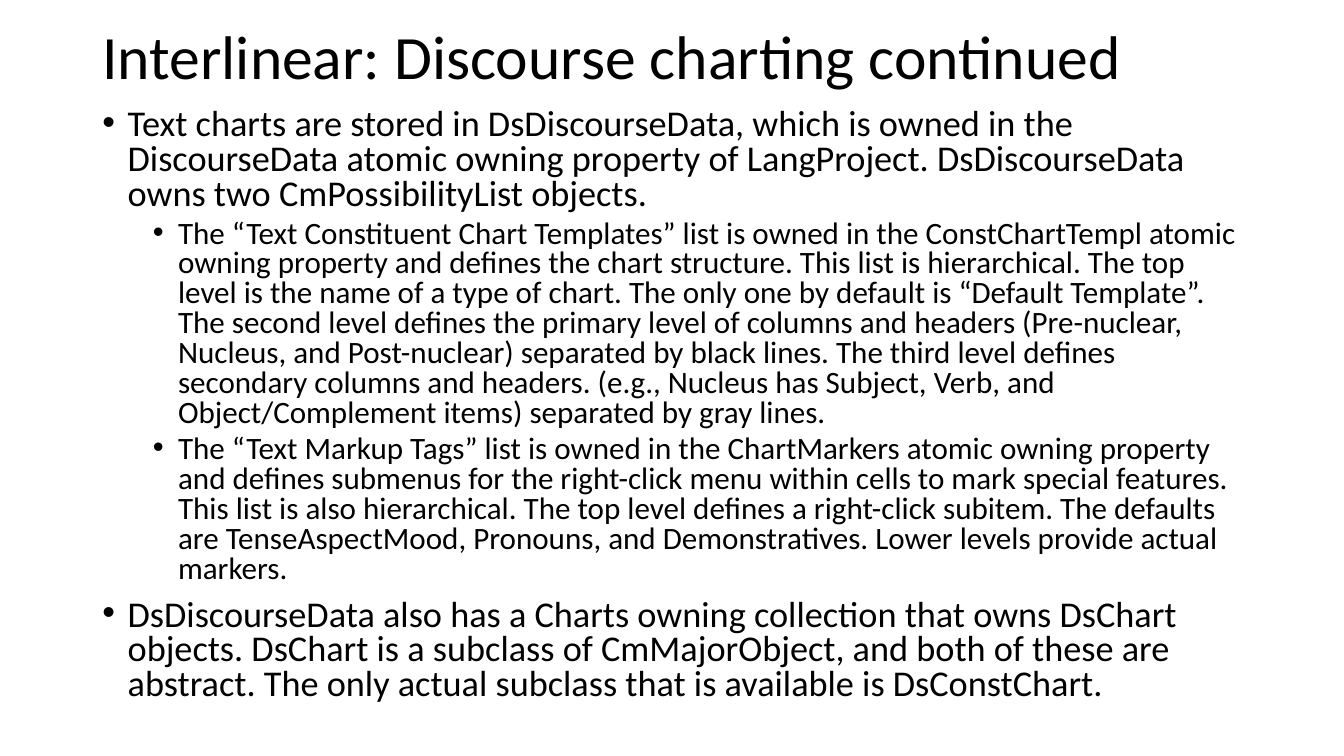
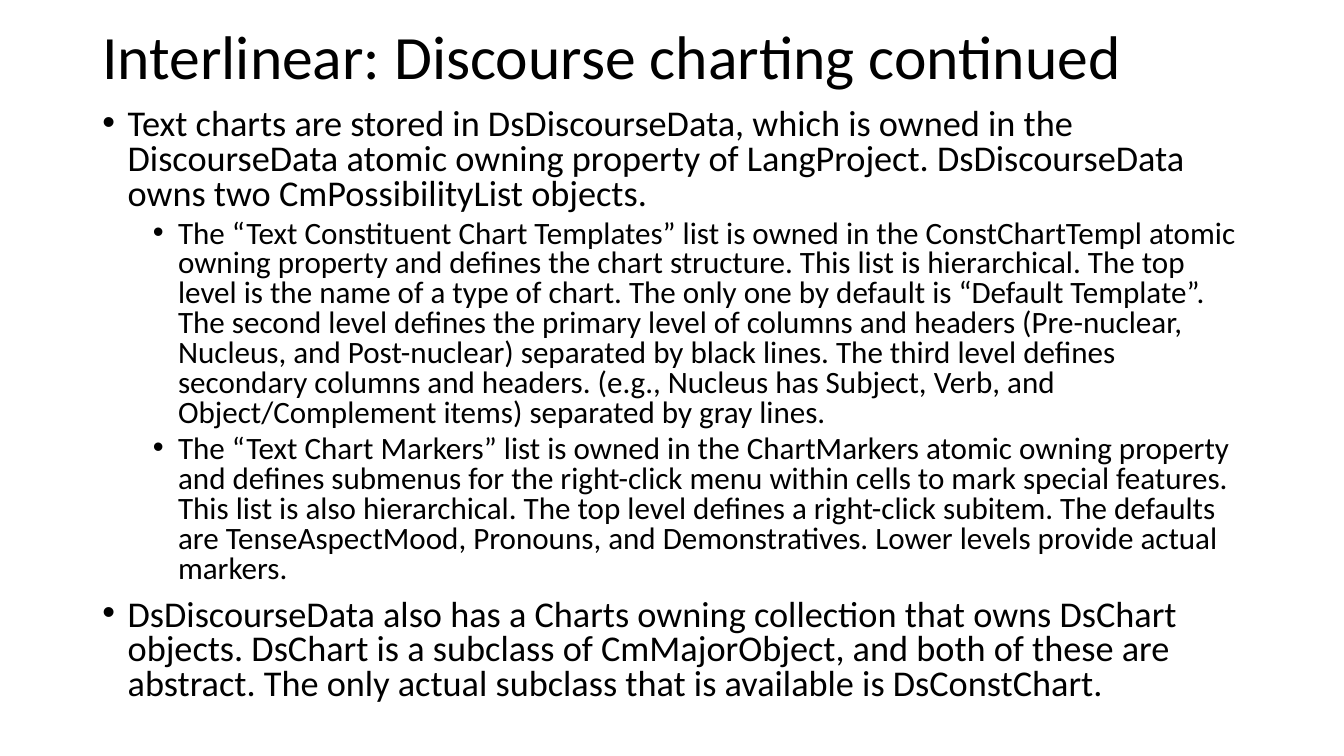
Before and after one commit to sillsdev/FwDocumentation, a slide deck: slide 34 of HelpResourcesSources/TechnicalNotes/FLEx 9.1 Conceptual Model - Grammar and interlinear model.pptx. Drawn at 1344x756 pixels with LibreOffice and Linux fonts; fonts in the diff are those of the drawing. Boxes give left, top, right and bottom in pixels: in the first picture for what was removed or moved away, otherwise in the second. Text is boxed around its words. In the diff, an @@ line names an element or a change of style, - is before the commit and + after.

```diff
--- a/HelpResourcesSources/TechnicalNotes/FLEx 9.1 Conceptual Model - Grammar and interlinear model.pptx
+++ b/HelpResourcesSources/TechnicalNotes/FLEx 9.1 Conceptual Model - Grammar and interlinear model.pptx
@@ text at (x1=178, y1=437, x2=1229, y2=580): text changed @@
-  • The “Text Markup Tags” list is owned in the ChartMarkers atomic owning property and defines submenus for the right-click menu within cells to mark special features. This list is also hierarchical. The top level defines a right-click subitem. The defaults are TenseAspectMood, Pronouns, and Demonstratives. Lower levels provide actual markers.
+  • The “Text Chart Markers” list is owned in the ChartMarkers atomic owning property and defines submenus for the right-click menu within cells to mark special features. This list is also hierarchical. The top level defines a right-click subitem. The defaults are TenseAspectMood, Pronouns, and Demonstratives. Lower levels provide actual markers.
```
Also in this commit, not shown: 3 other slides changed, 2 other files.
